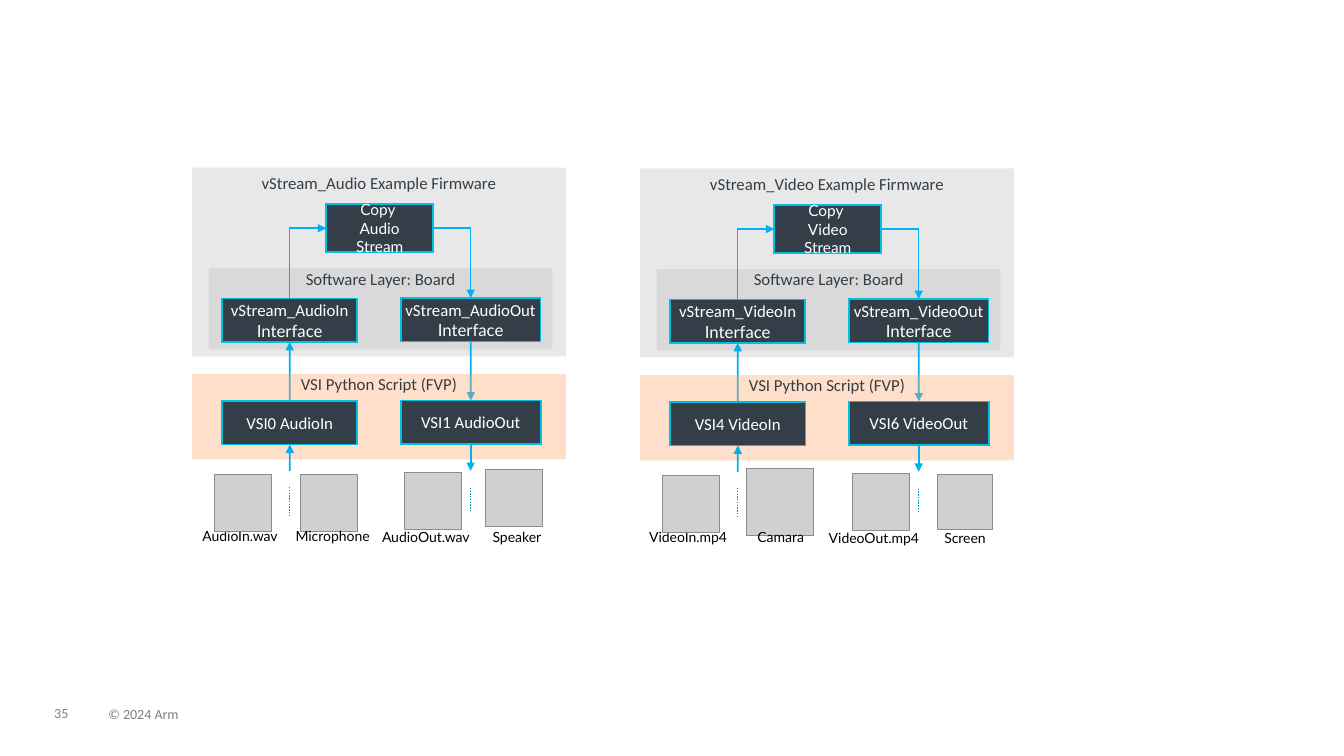
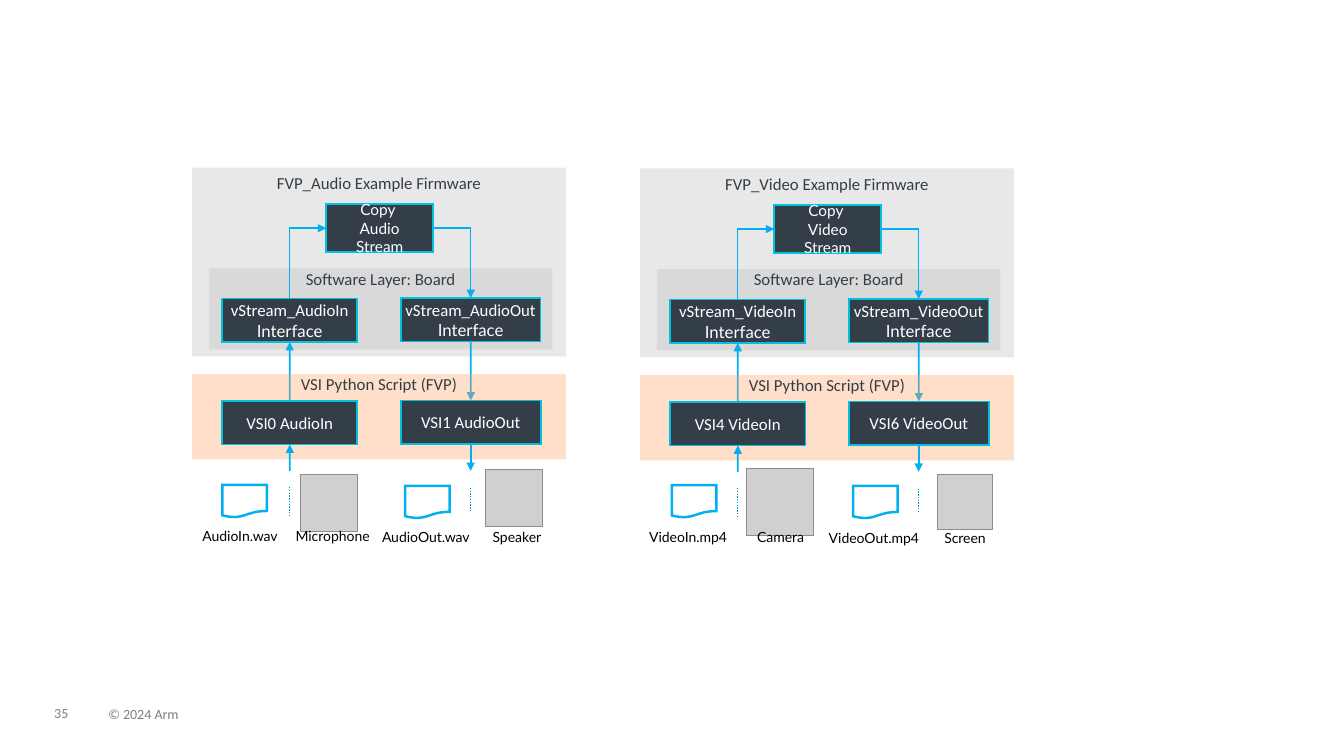
Before and after one commit to ARM-software/AVH, a slide deck: slide 35 of DoxyGen/overview/src/images/img_src.pptx. Drawn at 1344x756 pixels with LibreOffice and Linux fonts; fonts in the diff are those of the drawing; grey boxes stand for pictures; background and template pictures are left out. Boxes give left, top, right and bottom in pixels: in the first picture for what was removed or moved away, otherwise in the second. Text is boxed around its words. In the diff, an @@ line names an element or a change of style, - is before the commit and + after.

Commit message:
Update Example Names

```diff
--- a/DoxyGen/overview/src/images/img_src.pptx
+++ b/DoxyGen/overview/src/images/img_src.pptx
@@ text in rectangle at box(277, 177, 480, 192): text changed @@
-vStream_Audio Example Firmware
+FVP_Audio Example Firmware
@@ text in rectangle at box(725, 178, 929, 193): text changed @@
-vStream_Video Example Firmware
+FVP_Video Example Firmware
@@ picture removed at box(214, 474, 271, 531) @@
@@ picture removed at box(405, 473, 463, 530) @@
@@ picture removed at box(662, 475, 720, 532) @@
@@ picture removed at box(853, 474, 910, 531) @@
@@ flow chart document added at box(223, 485, 267, 517), outline #00B0F0 1.75 pt @@
@@ flow chart document added at box(405, 486, 450, 518), outline #00B0F0 1.75 pt @@
@@ flow chart document added at box(673, 485, 717, 517), outline #00B0F0 1.75 pt @@
@@ flow chart document added at box(853, 486, 897, 518), outline #00B0F0 1.75 pt @@
@@ text at box(757, 532, 804, 545): text changed @@
-Camara
+Camera
```
Also in this commit, not shown: 3 other files.
